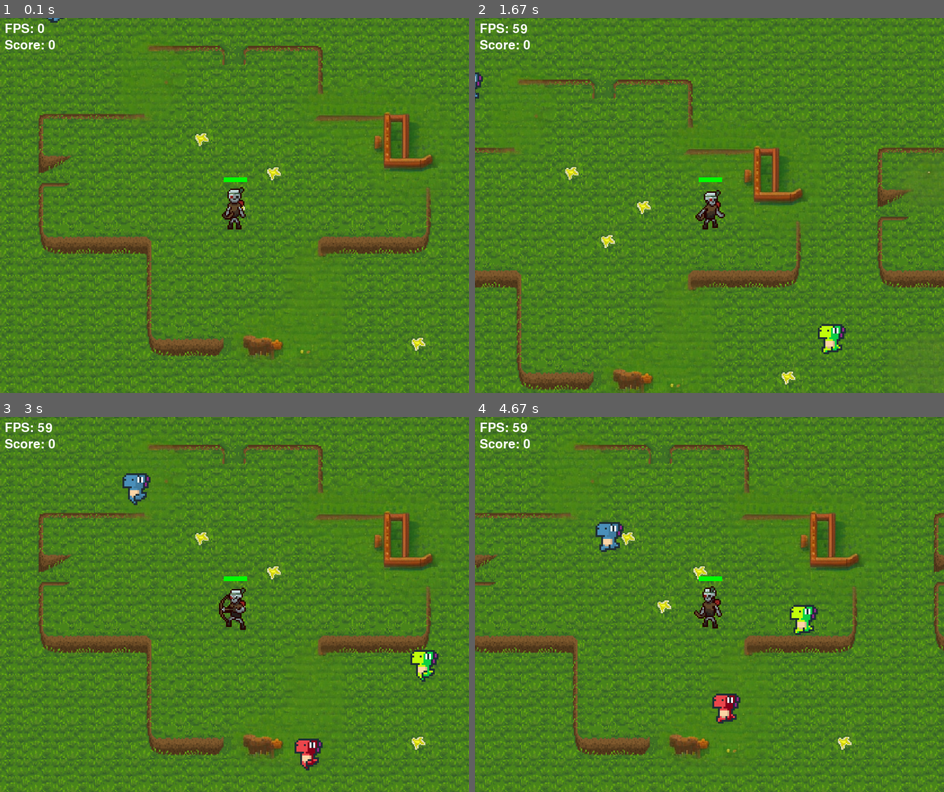
Above: before the commit, frames 1-4 (two rows, left to right).
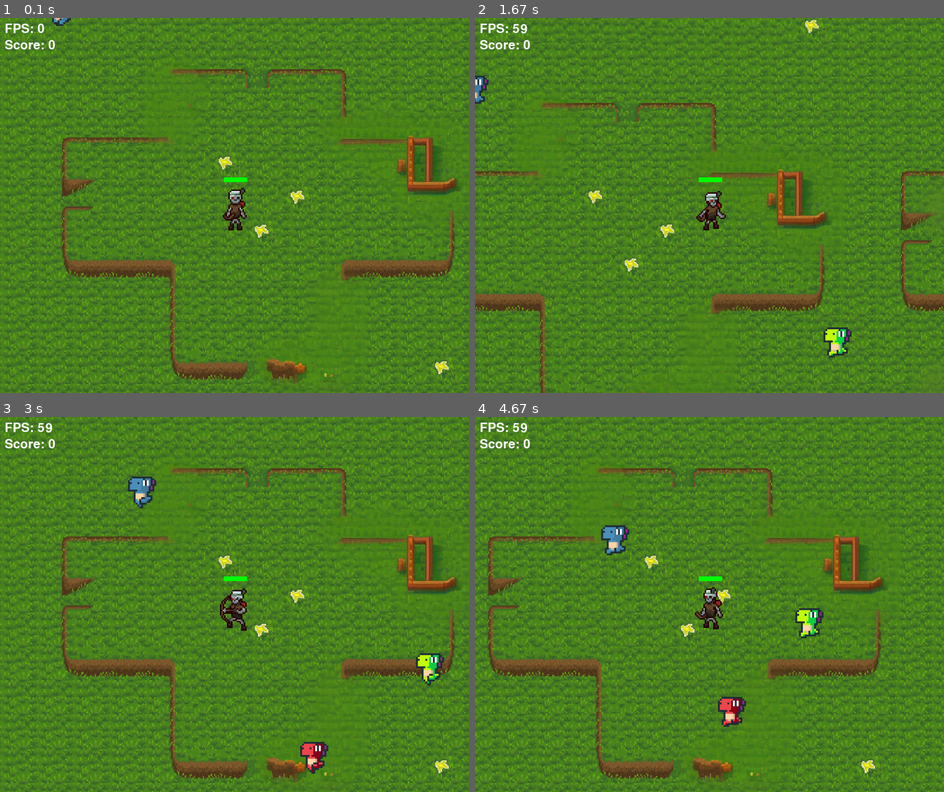
Above: after the commit, the same moments.

Repository: sunwindsss/Pygame-Projekts
Game: pygame game, started from entry.py
Same seed, same stepped clock (60 frames per second), same inputs: the game is played once before the commit and once after it.
Inputs:
- Up to frame 1 (0.1 s): no input
- Up to frame 2 (1.67 s): hold D 0.33-0.8 s; hold W 0.83-1.13 s; tap Space at 0.9, 1.23, 1.53 s; hold D 1.17-1.63 s
- Up to frame 3 (3 s): hold A 1.67-2.2 s; tap Space at 1.73, 2.03, 2.3, 2.63, 2.93 s; hold S 2.23-2.53 s; hold A 2.57-2.97 s
- Up to frame 4 (4.67 s): hold W 3-3.37 s; tap Space at 3.07, 3.47, 3.77, 4.13, 4.53 s; hold D 3.4-4.03 s; hold S 4.07-4.43 s; hold A from 4.47 s (still down)

The runs differ from the first frame. In frame 1, 28% of the frame differs, in the area x 0-100%, y 0-100%; in frame 2, 28%; in frame 3, 29%; in frame 4, 30%.

Commit message:
MAJOR Collision Update + Pickups
Fixed big collison fix (every avatar now has proper collision);
Enemies now drop health pickups every 5 score points.

Diff:
--- a/entry.py
+++ b/entry.py
@@ -59,6 +59,7 @@
         black_background: Surface for black background (temporary)
     """
     global sprite_sheet, black_background, enemy_sprite_sheet1, enemy_sprite_sheet2, enemy_sprite_sheet3
+    global health_pickup_image
 
     sprite_sheet_image = pygame.image.load('images/player.png').convert_alpha()
     sprite_sheet = spritesheet.SpriteSheet(sprite_sheet_image)
@@ -74,6 +75,11 @@
 
     black_background = pygame.Surface((BACKGROUND_WIDTH, BACKGROUND_HEIGHT)) # NOT USED ANYMORE
     black_background.fill(BLACK) # NOT USED ANYMORE
+
+    health_pickup_image = pygame.image.load('images/Item_Black1.png').convert_alpha()
+    health_pickup_image = pygame.transform.scale(health_pickup_image, (48, 48))
+
+
 
 def load_background_tiles():
     """
@@ -439,8 +445,8 @@
     the offset needed for the camera to follow the player while staying centered.
     """
     global camera_x, camera_y
-    camera_x = player.x - (WIDTH / 2) + (PLAYER_WIDTH / 2)
-    camera_y = player.y - (HEIGHT / 2) + (PLAYER_HEIGHT / 2)
+    camera_x = player.x - (WIDTH / 2) + (PLAYER_WIDTH / 3) - 26
+    camera_y = player.y - (HEIGHT / 2) + (PLAYER_HEIGHT / 3) - 26
 
 def draw_elements(enemy1, enemy2, enemy3, enemy_animation_list1, enemy_animation_list2, enemy_animation_list3):
 
@@ -464,11 +470,41 @@
         x, y, tile_index = tile
         screen.blit(background_tiles[tile_index], (x - camera_x, y - camera_y))
     #screen.blit(animation_list[action][frame], (icon_x - camera_x, icon_y - camera_y))
-    screen.blit(enemy_animation_list1[enemy_action][enemy_frame], (enemy1.x - camera_x + 28, enemy1.y - camera_y + 28))
-    screen.blit(enemy_animation_list2[enemy_action][enemy_frame], (enemy2.x - camera_x + 28, enemy2.y - camera_y + 28))
-    screen.blit(enemy_animation_list3[enemy_action][enemy_frame], (enemy3.x - camera_x + 28, enemy3.y - camera_y + 28))
-    screen.blit(animation_list[action][frame], (player.x - camera_x, player.y - camera_y))
+    screen.blit(enemy_animation_list1[enemy_action][enemy_frame], (enemy1.x - camera_x - 10, enemy1.y - camera_y - 15))
+    screen.blit(enemy_animation_list2[enemy_action][enemy_frame], (enemy2.x - camera_x - 10, enemy2.y - camera_y - 15))
+    screen.blit(enemy_animation_list3[enemy_action][enemy_frame], (enemy3.x - camera_x - 10, enemy3.y - camera_y - 15))
+    screen.blit(animation_list[action][frame], (player.x - camera_x - PLAYER_WIDTH/3, player.y - camera_y - PLAYER_HEIGHT/3))
     health_bar.draw(screen)
+
+    #ONLY FOR DEBUGGING ENEMY HITBOXES
+    #for enemy, enemy_animation_list in [(enemy1, enemy_animation_list1), (enemy2, enemy_animation_list2), (enemy3, enemy_animation_list3)]:
+        #screen.blit(enemy_animation_list[enemy_action][enemy_frame], (enemy.x - camera_x-10, enemy.y - camera_y-15))
+        #pygame.draw.rect(screen, (255, 255, 0), (enemy.x - camera_x, enemy.y - camera_y, enemy.width, enemy.height), 2)
+
+    #DEBUGGING PLAYER HITBOX
+    #pygame.draw.rect(screen, (0, 255, 0), (player.x - camera_x, player.y - camera_y, player.width, player.height), 2)
+
+    for pickup in health_pickups:
+        screen.blit(health_pickup_image, (pickup.x - camera_x, pickup.y - camera_y -10))
+        #DEBUGGING PICKUP HITBOXES
+        #pygame.draw.rect(screen, (255, 0, 0), (pickup.x - camera_x, pickup.y - camera_y, pickup.width, pickup.height), 2)
+
+def generate_health_pickup(x, y):
+    """
+    Generates a health pickup at the specified coordinates.
+    """
+    health_pickup = pygame.Rect(x + PLAYER_WIDTH/2 - 12, y + PLAYER_HEIGHT/2 - 12, 48, 40)
+    health_pickups.append(health_pickup)
+
+def handle_health_pickups():
+    """
+    Handles the health pickups, ensuring that player health doesn't go above 100.
+    """
+    global player_health
+    player_health = min(player_health + 50, 100) if any(player.colliderect(pickup) for pickup in health_pickups) else player_health
+    for pickup in health_pickups[:]:
+        if player.colliderect(pickup):
+            health_pickups.remove(pickup)
 
 def draw_fps_counter():
     """
@@ -530,9 +566,11 @@
     The loop continues until the global variable `running` becomes False, and then quits the game.
     """
     global running,player_health, player, health_bar, enemy1_health, enemy2_health, enemy3_health, score, player_arrows, enemy1, enemy2, enemy3
-
-
-    player = pygame.Rect(icon_x, icon_y, PLAYER_WIDTH/3,PLAYER_HEIGHT/2)
+    global health_pickups
+
+    health_pickups = []
+
+    player = pygame.Rect(icon_x, icon_y, PLAYER_WIDTH/3, PLAYER_HEIGHT/2)
     health_bar = HealthBar(250, 250, 300, 40, 100)
     player_arrows = []
     player_health = 100
@@ -563,6 +601,8 @@
     game_over = False
     while running:
         if enemy1_health == 0:
+            if score % 5 == 0:
+                generate_health_pickup(enemy1.x, enemy1.y)
             score += 1
             enemy1_coordinate = enemy_spawn(player)
             enemy1_icon_x = enemy1_coordinate[0]
@@ -570,6 +610,8 @@
             enemy1_health = 20
             enemy1 = pygame.Rect(enemy1_icon_x, enemy1_icon_y, PLAYER_WIDTH/2,PLAYER_HEIGHT/2)
         if enemy2_health == 0:
+            if score % 5 == 0:
+                generate_health_pickup(enemy2.x, enemy2.y)
             score +=1
             enemy2_coordinate = enemy_spawn(player)
             enemy2_icon_x = enemy2_coordinate[0]
@@ -577,6 +619,8 @@
             enemy2_health = 20
             enemy2 = pygame.Rect(enemy2_icon_x, enemy2_icon_y, PLAYER_WIDTH/2,PLAYER_HEIGHT/2)
         if enemy3_health == 0:
+            if score % 5 == 0:
+                generate_health_pickup(enemy3.x, enemy3.y)
             score +=1
             enemy3_coordinate = enemy_spawn(player)
             enemy3_icon_x = enemy3_coordinate[0]
@@ -599,6 +643,7 @@
         enemy_pathfinding(enemy1, player)
         enemy_pathfinding(enemy2, player)
         enemy_pathfinding(enemy3, player)
+        handle_health_pickups()
         calculate_camera_offset()
         draw_elements(enemy1, enemy2, enemy3, animation_list1, animation_list2, animation_list3)
         draw_fps_counter()
Binary file added: images/Item_Black1.png
